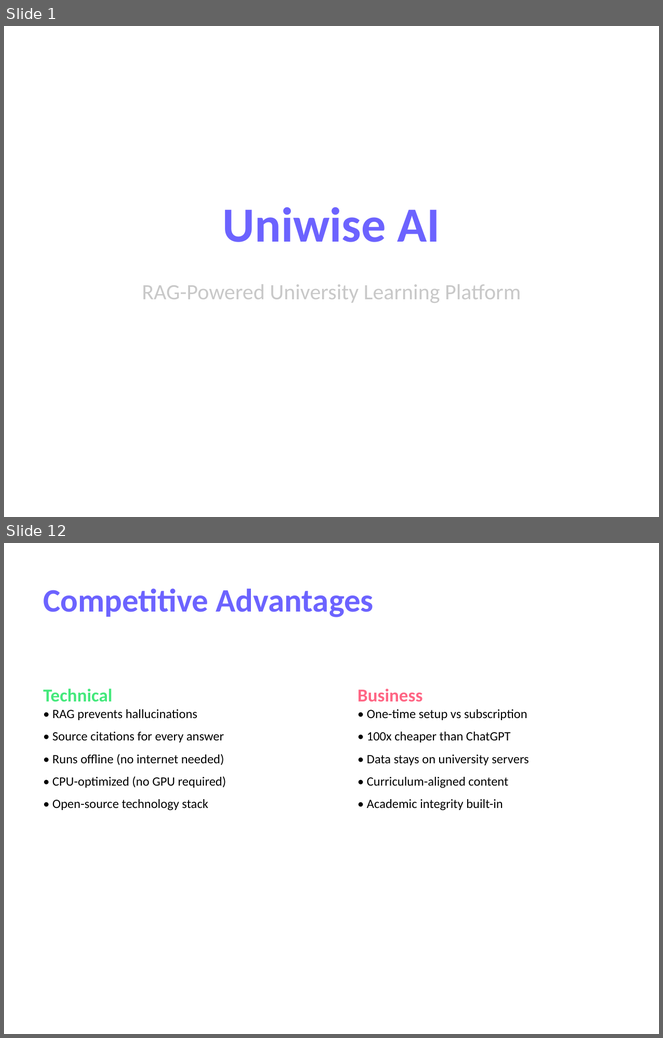
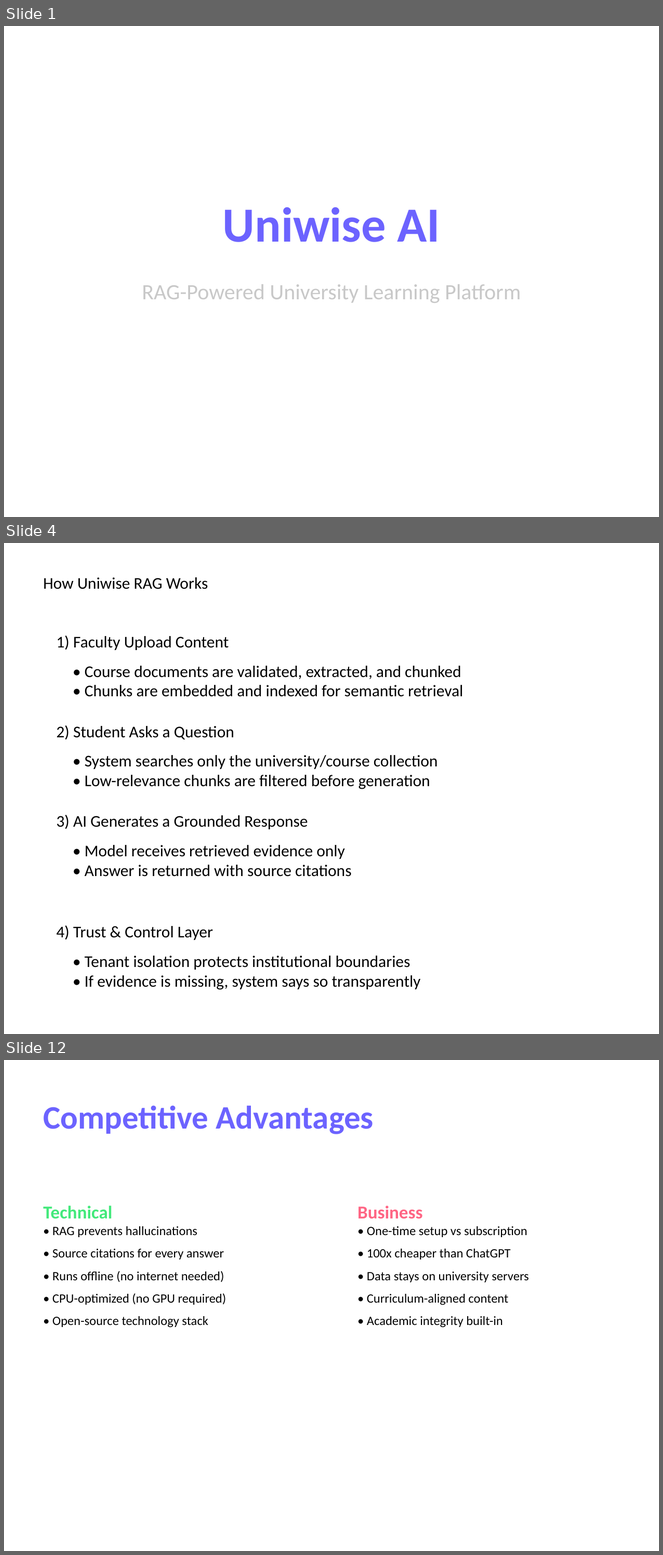
Before and after one commit to Garima040106/uniwise-ai, a slide deck: Uniwise_AI_Presentation.pptx. Shown one above the other, each under a label of ours: slides 1 and 12 before the commit, slides 1, 4 and 12 after it; the slides between them are not shown. The pictures are 663x1038 and 663x1555 pixels, drawn with LibreOffice and Linux fonts; fonts in the diff are those of the drawing. Boxes give left, top, right and bottom in pixels: in the first picture for what was removed or moved away, otherwise in the second. Text is boxed around its words. In the diff, an @@ line names an element or a change of style, - is before the commit and + after.

Commit message:
Improve pitch deck and remove PPT generation script

```diff
--- a/Uniwise_AI_Presentation.pptx
+++ b/Uniwise_AI_Presentation.pptx
@@ slide 4 added at <box>4,543,659,1034</box>, background #FFFFFF @@
@@ text added at <box>43,577,208,589</box>, 18 pt, text #000000 @@
+How Uniwise RAG Works
@@ text added at <box>57,636,229,650</box>, 18 pt, text #000000 @@
+1) Faculty Upload Content
@@ text added at <box>85,666,463,697</box>, 18 pt, text #000000 @@
+• Course documents are validated, extracted, and chunked
+• Chunks are embedded and indexed for semantic retrieval
@@ text added at <box>57,726,234,740</box>, 18 pt, text #000000 @@
+2) Student Asks a Question
@@ text added at <box>85,755,438,789</box>, 18 pt, text #000000 @@
+• System searches only the university/course collection
+• Low-relevance chunks are filtered before generation
@@ text added at <box>57,815,308,830</box>, 18 pt, text #000000 @@
+3) AI Generates a Grounded Response
@@ text added at <box>85,845,351,877</box>, 18 pt, text #000000 @@
+• Model receives retrieved evidence only
+• Answer is returned with source citations
@@ text added at <box>57,926,213,940</box>, 18 pt, text #000000 @@
+4) Trust & Control Layer
@@ text added at <box>85,956,421,990</box>, 18 pt, text #000000 @@
+• Tenant isolation protects institutional boundaries
+• If evidence is missing, system says so transparently
```
Also in this commit, not shown: 7 slides changed, 2 other slides added, 3 slides removed, 1 other file.
